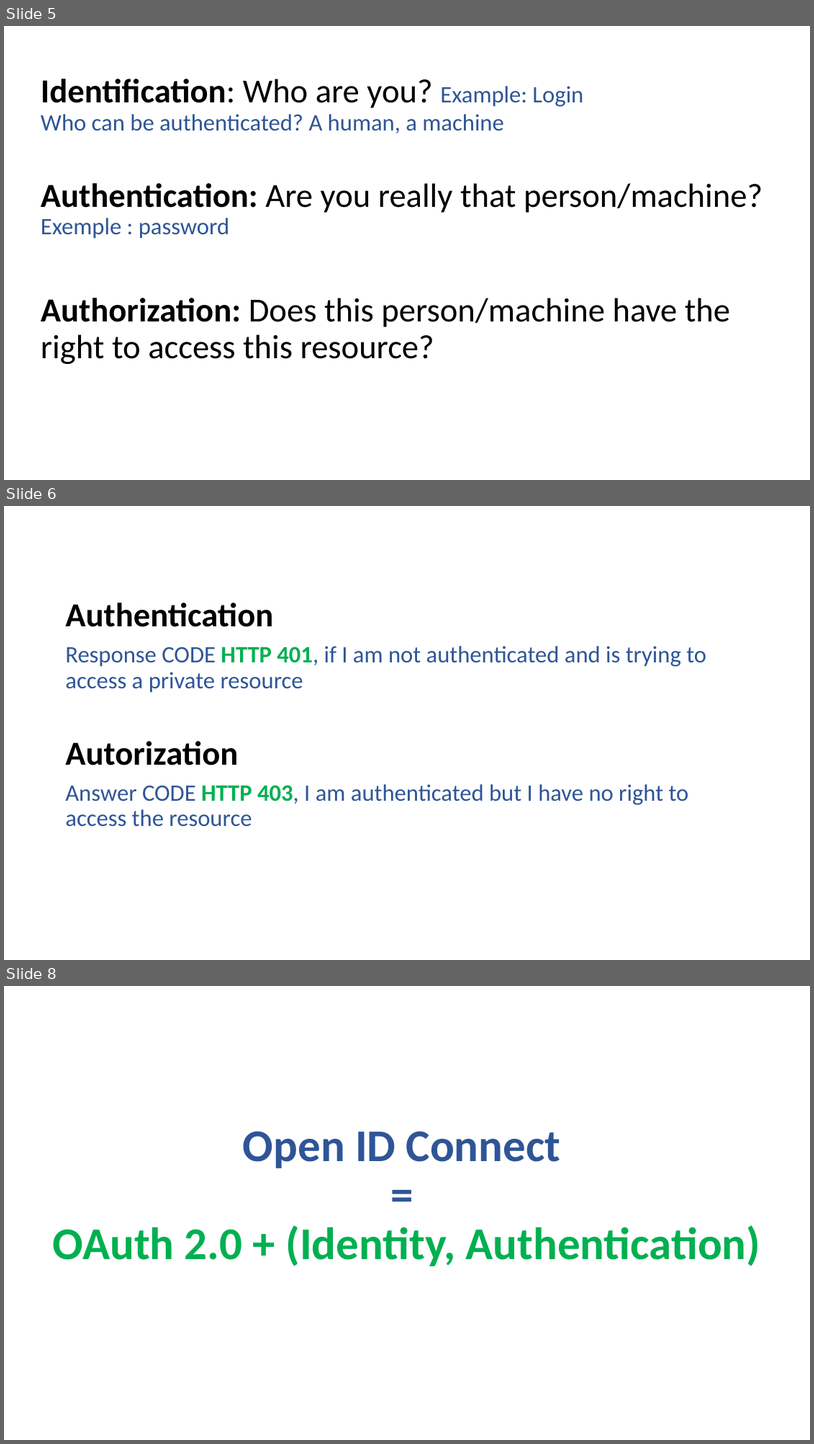
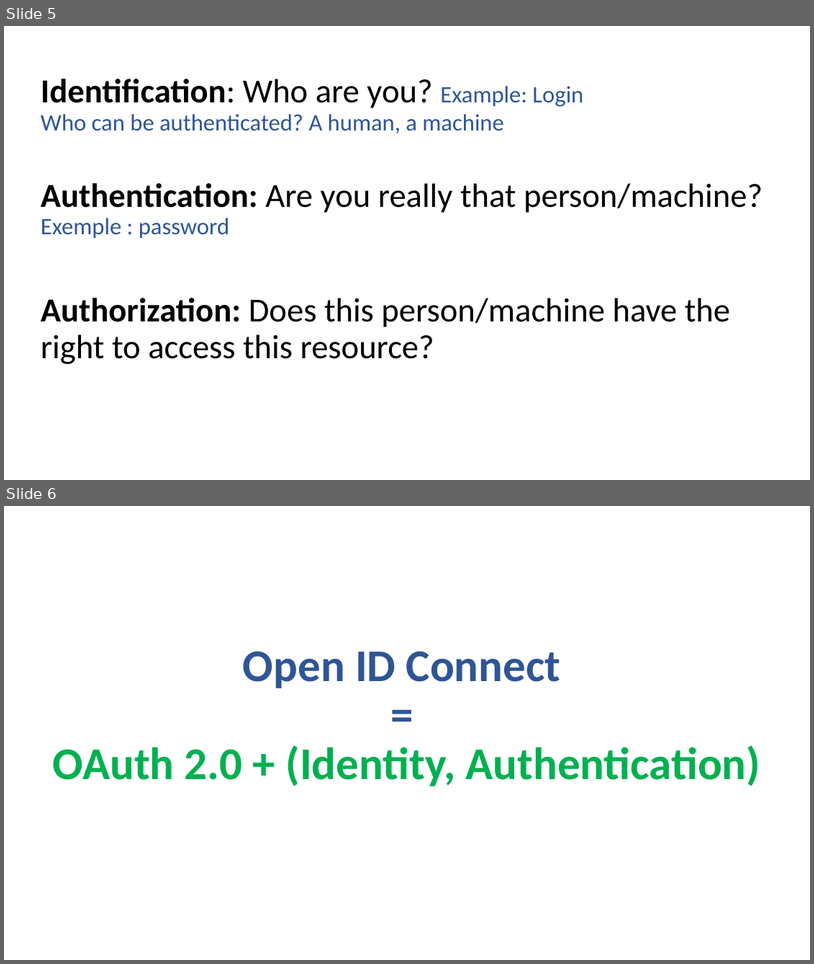
Before and after one commit to guillaume-chervet/course.rest, a slide deck: documentations/React OIDC final.pptx. Shown one above the other, each under a label of ours: slides 5, 6 and 8 before the commit, slides 5 and 6 after it; the slides between them are not shown. The pictures are 814x1444 and 814x964 pixels, drawn with LibreOffice and Linux fonts; fonts in the diff are those of the drawing. Boxes give left, top, right and bottom in pixels: in the first picture for what was removed or moved away, otherwise in the second. Text is boxed around its words. In the diff, an @@ line names an element or a change of style, - is before the commit and + after.

```diff
--- a/documentations/React OIDC final.pptx
+++ b/documentations/React OIDC final.pptx
@@ slide 6 removed at (4, 506, 810, 960), background #FFFFFF @@
@@ text removed at (65, 602, 707, 826) @@
-Authentication
-Response CODE HTTP 401, if I am not authenticated and is trying to access a private resource
-Autorization
-Answer CODE HTTP 403, I am authenticated but I have no right to access the resource
@@ what was slide 8 is now slide 6 @@
```
Also in this commit, not shown: 3 slides changed, 1 other slide removed, 1 other file.
